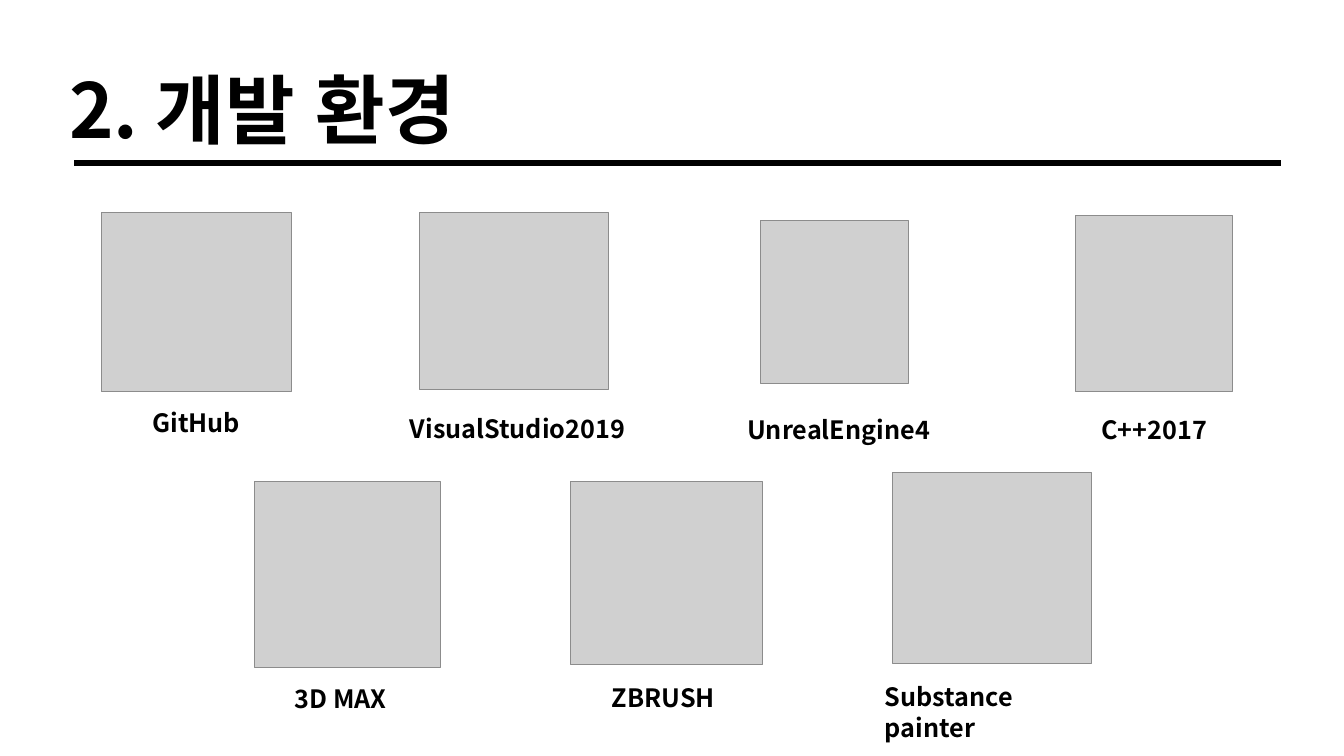
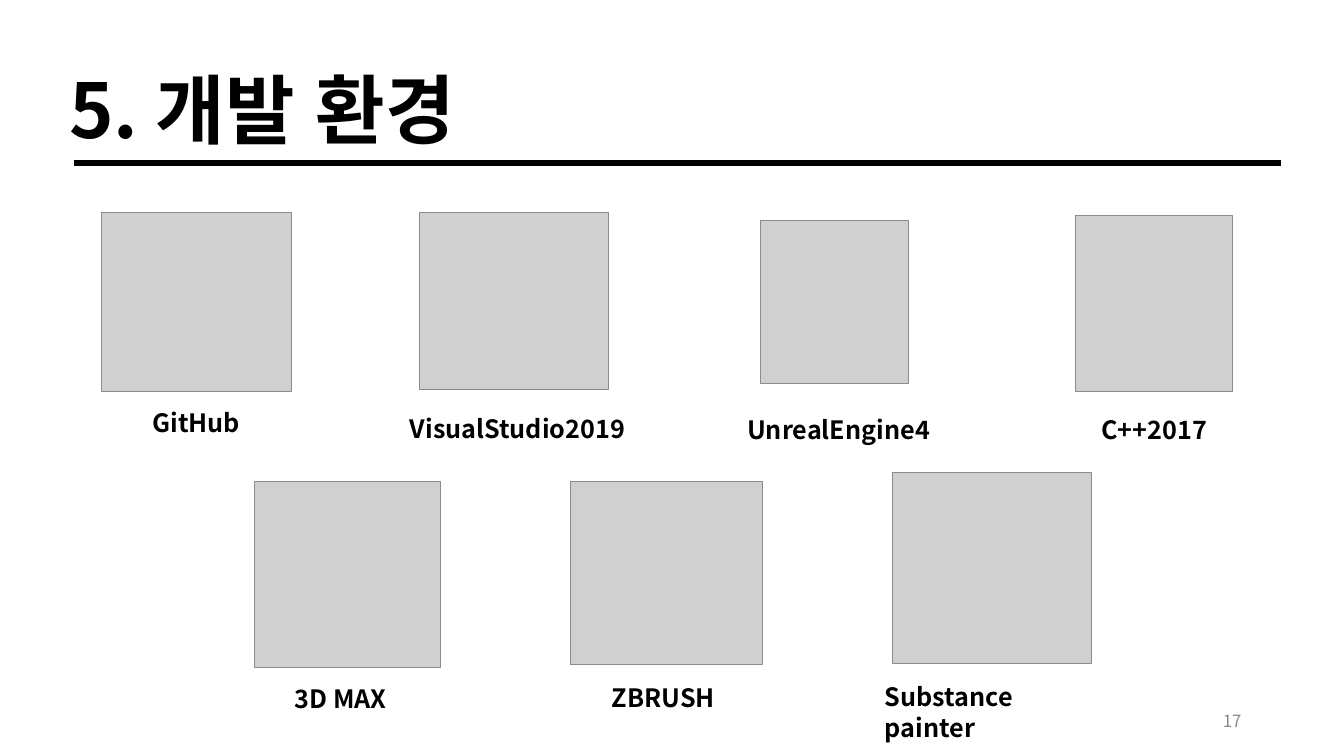
Before and after one commit to taeho-choi/wire-hunter, a slide deck: slide 17 of 문서/기획/기획발표자료.pptx (slide 5 before the commit). Drawn at 1344x756 pixels with LibreOffice and Linux fonts; fonts in the diff are those of the drawing; grey boxes stand for pictures. Boxes give left, top, right and bottom in pixels: in the first picture for what was removed or moved away, otherwise in the second. Text is boxed around its words. In the diff, an @@ line names an element or a change of style, - is before the commit and + after.

```diff
--- a/문서/기획/기획발표자료.pptx
+++ b/문서/기획/기획발표자료.pptx
@@ text at [69,74,455,145]: text changed @@
-2. 개발 환경
+5. 개발 환경
@@ page number added at [1223,715,1242,727], 12 pt, text #8C8C8C @@
+17
```
Also in this commit, not shown: 16 other slides changed, 1 slide added.
